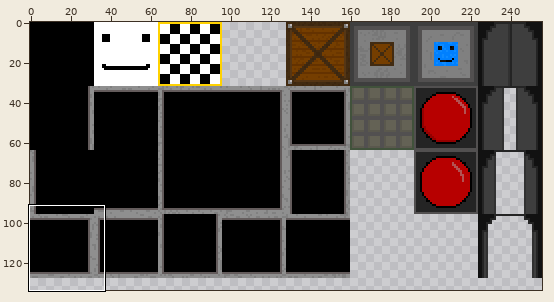
Two states of a sprite sheet, assets/tileMap.png. The picture above shows the old version from afar; the outline marks the close-up.
Close-up. The starting point:
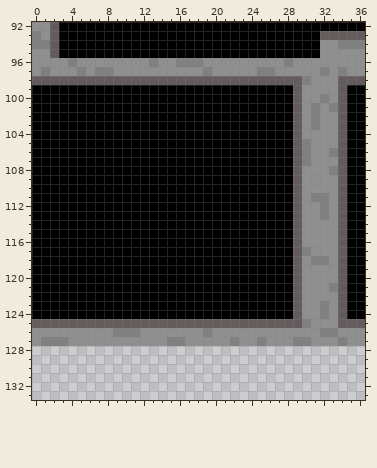
The file is 256x256 pixels. Colours within 5 levels of each other are drawn and written as one. Shown: x 0..36, y 92..133. The wide view leaves out empty margins.
Once edited:
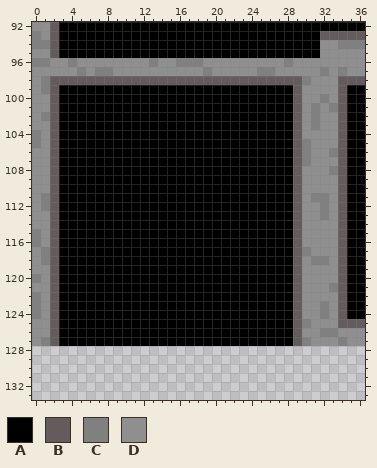
Palette (. is transparent): A #000000  B #645c5c  C #808080  D #8f8f8f
What changed:
The author changed colour B to colour A in row 125 at x 3 to 28.
The author changed colour C to colour A in row 126 at x 9 to 11 and 19; in row 127 at x 3, 15 to 16, 22 and 25.
The author changed colour D to colour A in row 126 at x 3 to 8, 12 to 18 and 20 to 28; in row 127 at x 4 to 14, 17 to 21, 23 to 24 and 26 to 28.
The author changed colour A to colour B in rows 99 to 124 at x 2.
The author changed colour C to colour B in row 127 at x 2 and 29.
The author changed colour D to colour B in row 126 at x 2 and 29.
The author changed colour A to colour C in row 99 at x 1; in row 102 at x 1; in rows 104 to 105 at x 0; in rows 111 to 112 at x 1; in rows 115 to 116 at x 0; in rows 117 to 118 at x 1.
The author changed colour A to colour C in row 120 at x 0; in rows 122 to 124 at x 0.
The author changed colour B to colour C in row 98 at x 1.
The author changed colour D to colour C in row 96 at x 0 to 1.
The author changed colour A to colour D in row 99 at x 0; in rows 100 to 101 at x 0 to 1; in row 102 at x 0; in row 103 at x 0 to 1; in rows 104 to 105 at x 1; in rows 106 to 110 at x 0 to 1.
The author changed colour A to colour D in rows 111 to 112 at x 0; in rows 113 to 114 at x 0 to 1; in rows 115 to 116 at x 1; in rows 117 to 118 at x 0; in row 119 at x 0 to 1; in row 120 at x 1.
The author changed colour A to colour D in row 121 at x 0 to 1; in rows 122 to 124 at x 1.
The author changed colour B to colour D in row 98 at x 0; in row 125 at x 0 to 1.
The author changed colour C to colour D in row 97 at x 1.
Boxes around the changes in both close-ups, in picture pixels (x1, y1, x2, y2):
changed: (32, 58, 302, 346)
